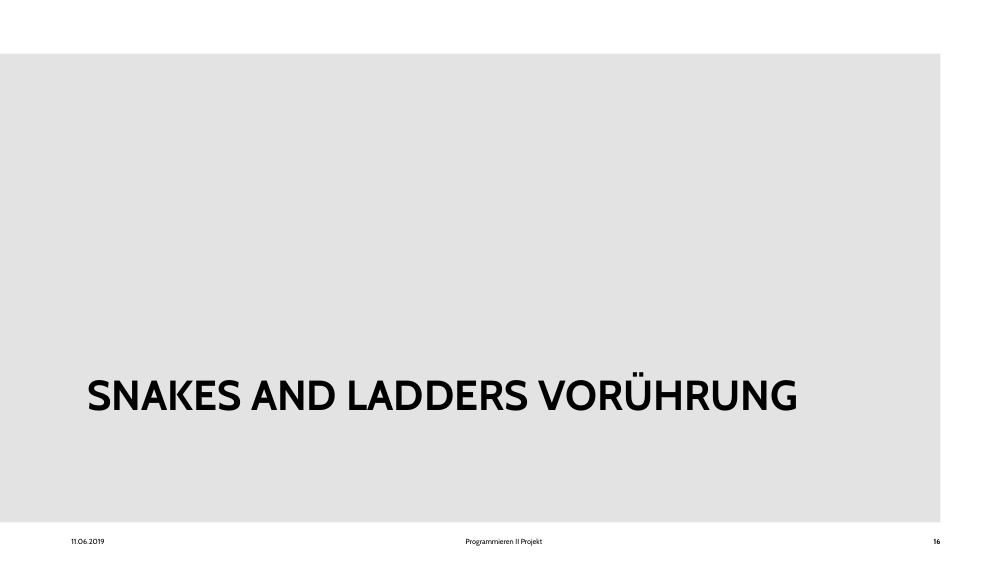
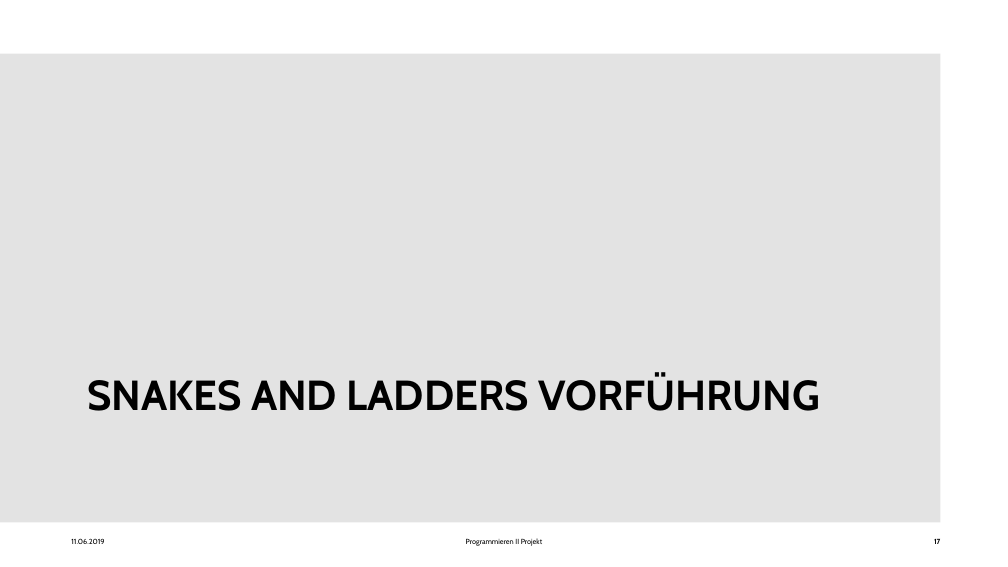
Before and after one commit to Seafyre/snakes-and-ladders, a slide deck: slide 17 of Programmieren II Projekt - Präsi.pptx (slide 16 before the commit). Drawn at 1008x567 pixels with LibreOffice and Linux fonts; fonts in the diff are those of the drawing; background and template pictures are left out. Boxes give left, top, right and bottom in pixels: in the first picture for what was removed or moved away, otherwise in the second. Text is boxed around its words. In the diff, an @@ line names an element or a change of style, - is before the commit and + after.

```diff
--- a/Programmieren II Projekt - Präsi.pptx
+++ b/Programmieren II Projekt - Präsi.pptx
@@ title at bbox=[87, 375, 820, 411]: text changed @@
-SNAKES AND LADDERS VORÜHRUNG
+SNAKES AND LADDERS VORFÜHRUNG
@@ page number at bbox=[934, 539, 940, 544]: text changed @@
-16
+17
```
Also in this commit, not shown: 9 other slides changed, 1 slide added.
